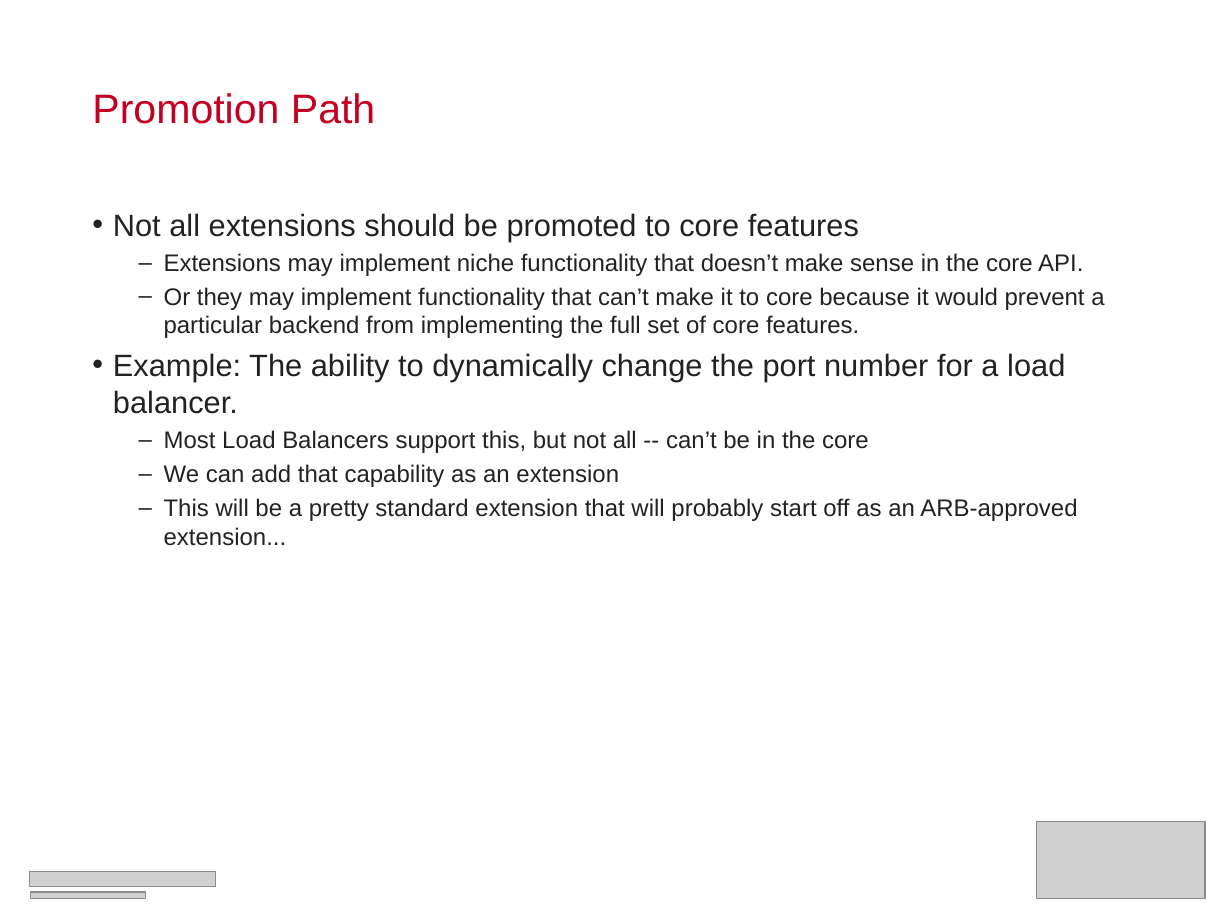
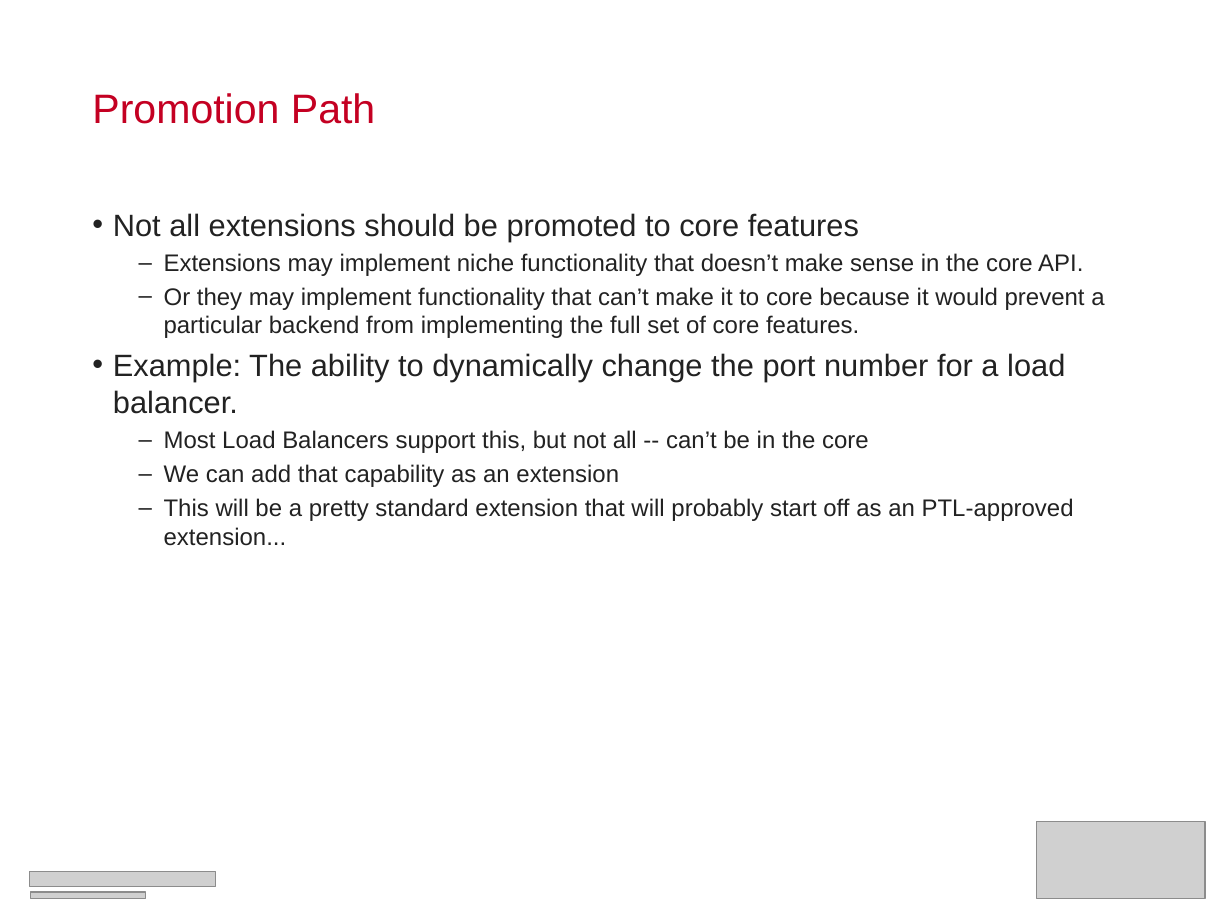
Before and after one commit to RackerWilliams/OpenStack-Extensions, a slide deck: slide 37 of Extensions.ppt (slide 38 before the commit). Drawn at 1232x924 pixels with LibreOffice and Linux fonts; fonts in the diff are those of the drawing; grey boxes stand for pictures. Boxes give left, top, right and bottom in pixels: in the first picture for what was removed or moved away, otherwise in the second. Text is boxed around its words. In the diff, an @@ line names an element or a change of style, - is before the commit and + after.

```diff
--- a/Extensions.ppt
+++ b/Extensions.ppt
@@ text at [164,498,1074,546]: text changed @@
-  – This will be a pretty standard extension that will probably start off as an ARB-approved extension...
+  – This will be a pretty standard extension that will probably start off as an PTL-approved extension...
```
Also in this commit, not shown: 16 other slides changed, 3 slides added, 12 slides removed.
